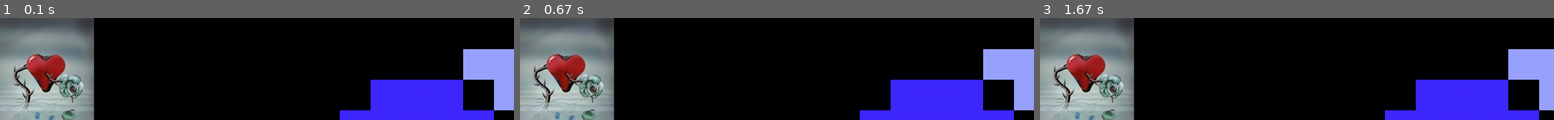
Above: before the commit, frames 1-3 (left to right).
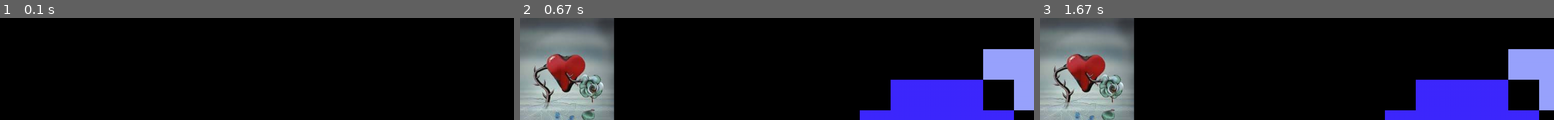
Above: after the commit, the same moments.

Repository: integrate/pygame_wrap1
Game: pygame game, started from __main__.py
Same seed, same stepped clock (60 frames per second), same inputs: the game is played once before the commit and once after it.
Inputs:
- Up to frame 1 (0.1 s): no input
- Up to frame 2 (0.67 s): tap Space at 0.33 s
- Up to frame 3 (1.67 s): tap Space at 0.67 s

The runs differ from the first frame. In frame 1, 31% of the frame differs, in the area x 0-100%, y 0-100%; in frame 2, nothing differs; in frame 3, nothing differs.

Commit message:
on keys pressed, on control keys pressed - finished on mouse buttons pressed - in process

Diff:
--- a/__main__.py
+++ b/__main__.py
@@ -1,4 +1,4 @@
-import pygame, wrap
+import pygame, wrap, time
 from wrap import world, app, event, sprite
 
 app.set_fps(100)
@@ -12,7 +12,8 @@
 def on_right_clicked(key, unicode, **kwargs):
     sprite.move_sprite_by(10, 0)
 
-def on_left_clicked(key, unicode, **kwargs):
+def on_left_clicked(keys, **kwargs): #TODO данные события при фильтре нажатости клавиш
+    print(keys)
     sprite.move_sprite_by(-10, 0)
 
 def on_space_clicked(key, unicode, **kwargs):
@@ -20,6 +21,7 @@
 
 def on_close(**kwargs):
     print("goodbye")
+    event.stop_listening(left_id)
     # exit()
 
 def on_sec1(**kwargs):
@@ -28,12 +30,17 @@
 def on_sec2(**kwargs):
     sprite.move_sprite_by(-20, 0)
 
-left_id = event.on_key_down(pygame.K_LEFT, on_left_clicked)
-right_id = event.on_key_down(pygame.K_RIGHT, on_right_clicked)
+def on_mouse_pressed(**kwargs):
+    print("mouse 0")
+
+# left_id = event.on_key_down(pygame.K_LEFT, on_left_clicked)
+left_id = event.on_key_pressed([pygame.K_LEFT, pygame.K_RIGHT], on_left_clicked, 100, [pygame.KMOD_LALT, pygame.KMOD_RSHIFT])
+# right_id = event.on_key_down(pygame.K_RIGHT, on_right_clicked)
 space_id = event.on_key_down(pygame.K_SPACE, on_space_clicked)
 close_id = event.on_close(on_close)
-sec_id1 = event.on_timout(1000, 0, on_sec1)
-sec_id2 = event.on_timout(1000, 5, on_sec2)
-
+sec_id1 = event.on_timeout(1000, 0, on_sec1)
+time.sleep(0.5)
+sec_id2 = event.on_timeout(1000, 5, on_sec2)
+mouse_pressed_id = event.on_mouse_pressed(0, on_mouse_pressed)
 
 app.start()
--- a/condition_checker.py
+++ b/condition_checker.py
@@ -33,3 +33,51 @@
                 return False
 
         return True
+
+
+class Condition_checker_pressed_keys(Condition_checker):
+    def __init__(self, pressed_keys_list):
+        Condition_checker.__init__(self)
+        self._pressed_keys_filter = pressed_keys_list
+
+    def confirms(self):
+        # get list of pressed keys
+        pressed_keys = environ_data.get_data()['keys_pressed']
+
+        # check allowed keys among pressed
+        keys_len = len(pressed_keys)
+        for f in self._pressed_keys_filter:
+            # check if key exists
+            if f < 0 or f >= keys_len:
+                continue
+            # check if key pressed
+            if pressed_keys[f]: return True
+
+        return False
+
+
+class Condition_checker_pressed_control_keys(Condition_checker):
+    def __init__(self, pressed_keys_list):
+        Condition_checker.__init__(self)
+        self._pressed_keys_filter = pressed_keys_list
+
+    def confirms(self):
+        # get bitmask of pressed control keys
+        pressed_keys_bitmask = environ_data.get_data()['modifier_keys_pressed']
+        for k in self._pressed_keys_filter:
+            if k & pressed_keys_bitmask:
+                return True
+
+        return False
+
+class Condition_checker_mouse_buttons_pressed(Condition_checker):
+    def __init__(self, _pressed_buttons_list):
+        Condition_checker.__init__(self)
+        self._pressed_buttons_filter = _pressed_buttons_list
+
+    def confirms(self):
+        # get list of pressed mouse buttons
+        pressed_buttons = environ_data.get_data()['mouse_buttons_pressed']
+        for k in self._pressed_buttons_filter:
+            if k in pressed_buttons: return True
+        return False
--- a/event.py
+++ b/event.py
@@ -1,4 +1,4 @@
-import event_id_pool, condition_checker, environ_data
+import event_id_pool, condition_checker, environ_data, pygame_utils
 
 
 class Event():
@@ -48,13 +48,20 @@
         for ch in self._checkers:
             types.append(ch.__class__)
 
+        # collect pygame event data
         if condition_checker.Condition_checker_pygame_event in types and \
                 environ_data.is_active_pygame_event_set():
 
-            # collect pygame event data
             pygame_event = environ_data.get_active_pygame_event()
             pygame_event_data = vars(pygame_event)
             for attr in pygame_event_data:
                 event_data[attr] = pygame_event_data[attr]
 
+
+        # collect pygame keys pressed data
+        if condition_checker.Condition_checker_pressed_keys in types:
+            event_data['keys'] = pygame_utils.key_list_of_pressed_keys(
+                environ_data.get_data()['keys_pressed']
+            )
+
         return Event(self.id, event_data)
--- a/event_generator.py
+++ b/event_generator.py
@@ -9,7 +9,9 @@
 ]
 
 pygame.init()
-pygame.key.set_repeat(50)
+
+
+# pygame.key.set_repeat(50)
 
 
 class Event_generator:
@@ -22,8 +24,8 @@
 
         self._timers = {}  # pygame_event_id -> Timer
 
-    def _get_timer(self, delay, count):
-        if count != 0:
+    def _get_timer(self, delay, count, force_new):
+        if force_new or count != 0:
             t = timer.Timer(delay, count, True)
             self._timers[t.get_pygame_event_id()] = t
             return t
@@ -42,12 +44,16 @@
         for tid in self._timers.copy():
             t = self._timers[tid]
             rc = len(gc.get_referrers(t))
-            if rc<=2:
+            if rc <= 2:
                 del self._timers[tid]
                 t.finish()
 
+    # delay=None, count=0, force_new=False - создает ограничение по таймеру force_new - создавать новый таймер, иначе пытаться использовать существующий бесконечный с таким же интервалом
+    # event_filter - словарь свойствоСобытияPygame:значение. Если значение этот список, то фильтр пройдет если поле события равно любому элементу из списка.
+    #key_codes - фильтр нажатых клавиш. Фильтр пройдет если любая из переданных клавиш нажата.
+    #control_keys - фильтр нажатых контрольных клавиш. Фильтр пройдет если любая из переданных клавиш нажата.
     def start_event_notification(self,
-                                 delay=None, count=0,
+                                 delay=None, count=0, force_new=False,
                                  event_filter=None, key_codes=None, control_keys=None, mouse_buttons=None
                                  ):
         checkers = []
@@ -59,8 +65,23 @@
 
         # create filter by timer
         if delay is not None:
-            t = self._get_timer(delay, count)
+            t = self._get_timer(delay, count, force_new)
             checkers.append(t)
+
+        # create filter by pressed keys
+        if key_codes is not None:
+            chkr = condition_checker.Condition_checker_pressed_keys(key_codes)
+            checkers.append(chkr)
+
+        #create filter by pressed control keys
+        if control_keys is not None:
+            chkr = condition_checker.Condition_checker_pressed_control_keys(control_keys)
+            checkers.append(chkr)
+
+        # create filter by pressed mouse buttons
+        if mouse_buttons is not None:
+            chkr = condition_checker.Condition_checker_mouse_buttons_pressed(mouse_buttons)
+            checkers.append(chkr)
 
         # create and save EventType
         event_type = event.ConditionalEventType(checkers)
@@ -71,8 +92,8 @@
         return event_type.id
 
     def stop_event_notification(self, event_type_id):
-        #remove event types with id
-        self._event_types = {eid:ev for (eid,ev) in self._event_types.items() if eid!=event_type_id}
+        # remove event types with id
+        self._event_types = {eid: ev for (eid, ev) in self._event_types.items() if eid != event_type_id}
 
         self._clean_timers()
 
@@ -80,8 +101,10 @@
 
         pygame_event_id_pool = event_id_pool.Event_id_pool.get_pygame_pool()
 
-        # process events
-        active_event = None
+        #event types to check
+        _event_types = self._event_types.copy()
+
+        # process pygame events
         pygame_events = pygame.event.get()
         for pev in pygame_events:
             # if type not used
@@ -102,7 +125,6 @@
                 self._timers[pev.type].on()
 
             # notify broker
-            _event_types = self._event_types.copy()
             for event_id in _event_types:
                 event_type = _event_types[event_id]
                 if event_type.confirms():
@@ -114,3 +136,11 @@
                 self._timers[t].off()
             # turn off pygame event
             environ_data.set_active_pygame_event(None)
+
+
+        # process event not related to pygame events
+        for event_id in _event_types:
+            event_type = _event_types[event_id]
+            if event_type.confirms():
+                event = event_type.make_event()
+                self.message_broker.notify(event)
--- /dev/null
+++ b/pygame_utils.py
@@ -0,0 +1,27 @@
+import pygame
+
+PYGAME_KMODS = [pygame.KMOD_LSHIFT,
+                pygame.KMOD_RSHIFT,
+                pygame.KMOD_SHIFT,
+                pygame.KMOD_LCTRL,
+                pygame.KMOD_RCTRL,
+                pygame.KMOD_CTRL,
+                pygame.KMOD_LALT,
+                pygame.KMOD_RALT,
+                pygame.KMOD_ALT,
+                pygame.KMOD_LMETA,
+                pygame.KMOD_RMETA,
+                pygame.KMOD_META,
+                pygame.KMOD_CAPS,
+                pygame.KMOD_NUM,
+                pygame.KMOD_MODE]
+
+
+def key_list_of_pressed_keys(keys_pressed):
+    res = []
+    key_index = 0
+    for key_value in keys_pressed:
+        if key_value:
+            res.append(key_index)
+        key_index += 1
+    return res
--- a/wrap_event.py
+++ b/wrap_event.py
@@ -1,12 +1,11 @@
 import wrap_base as wb, pygame
 
 # general subscriber
-def _register_event_handler(func, delay=None, count=None, pygame_event_type_filter_data=None, key_codes=None,
+def _register_event_handler(func, delay=None, count=0, pygame_event_type_filter_data=None, key_codes=None,
                             control_keys=None, mouse_buttons=None):
     # start event notification
     event_type_id = wb.event_generator.start_event_notification(
-        delay=delay,
-        count=count,
+        delay=delay, count=count, force_new=True,
         event_filter=pygame_event_type_filter_data,
         key_codes=key_codes,
         control_keys=control_keys,
@@ -22,6 +21,12 @@
     wb.event_generator.stop_event_notification(event_type_id)
     wb.broker.ubsubscribe_by_event_type_id(event_type_id)
 
+def on_timeout(delay, count, func):
+    return _register_event_handler(
+        func=func,
+        delay=delay,
+        count=count
+    )
 
 def on_key_down(key, func):
     return _register_event_handler(
@@ -31,13 +36,39 @@
             'key': key
         })
 
-def on_timout(delay, count, func):
+def on_key_pressed(keys, func, delay=100, control_keys=None):
+    #must be iterable
+    if not hasattr(keys, "__iter__"):
+        keys = [keys]
+
+    # must be iterable
+    if control_keys is not None and \
+            not hasattr(control_keys, "__iter__"):
+        control_keys = [control_keys]
+
     return _register_event_handler(
         func=func,
         delay=delay,
-        count=count
+        key_codes=keys,
+        control_keys=control_keys
     )
 
+def on_mouse_pressed(buttons, func, delay=100, control_keys=None):
+    # must be iterable
+    if not hasattr(buttons, "__iter__"):
+        buttons = [buttons]
+
+    # must be iterable
+    if control_keys is not None and \
+            not hasattr(control_keys, "__iter__"):
+        control_keys = [control_keys]
+
+    return _register_event_handler(
+        func=func,
+        delay=delay,
+        mouse_buttons=buttons,
+        control_keys=control_keys
+    )
 
 _on_quit_event_id = None
 def on_close_callback(**kwargs):
